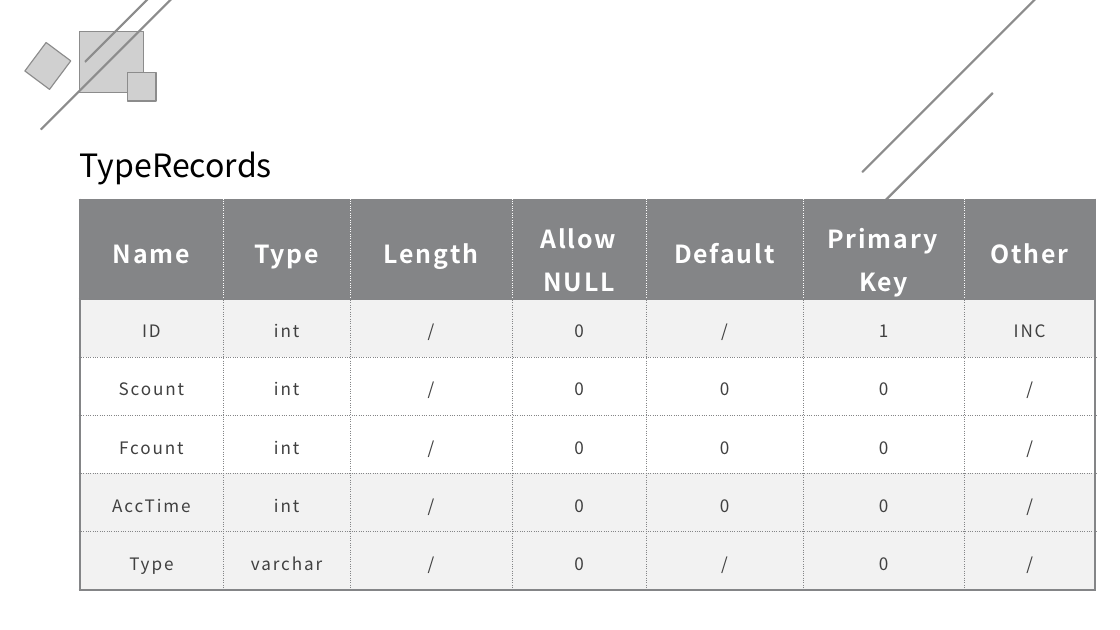
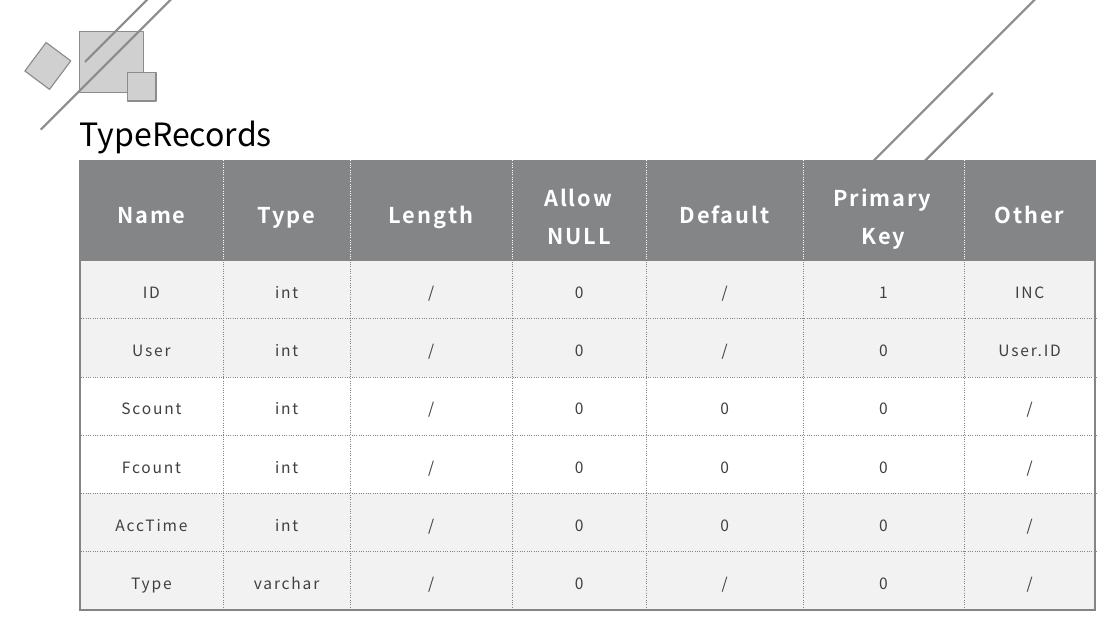
Before and after one commit to xubanxian233/teamProjiect, a slide deck: slide 19 of 文档/TimeMaster_数据库设计答辩.pptx. Drawn at 1120x630 pixels with LibreOffice and Linux fonts; fonts in the diff are those of the drawing; grey boxes stand for pictures. Boxes give left, top, right and bottom in pixels: in the first picture for what was removed or moved away, otherwise in the second. Text is boxed around its words. In the diff, an @@ line names an element or a change of style, - is before the commit and + after.

```diff
--- a/文档/TimeMaster_数据库设计答辩.pptx
+++ b/文档/TimeMaster_数据库设计答辩.pptx
@@ text "TypeRecords" moved from (x1=80, y1=151, x2=272, y2=185) to (x1=80, y1=120, x2=272, y2=154) @@
@@ table at (x1=80, y1=161, x2=1096, y2=609) @@
+row 3: User | int | / | 0 | / | 0 | User.ID
@@ table resized from (x1=80, y1=199, x2=1096, y2=589) to (x1=80, y1=161, x2=1096, y2=609) @@
```
Also in this commit, not shown: 3 other slides changed, 1 other file.
